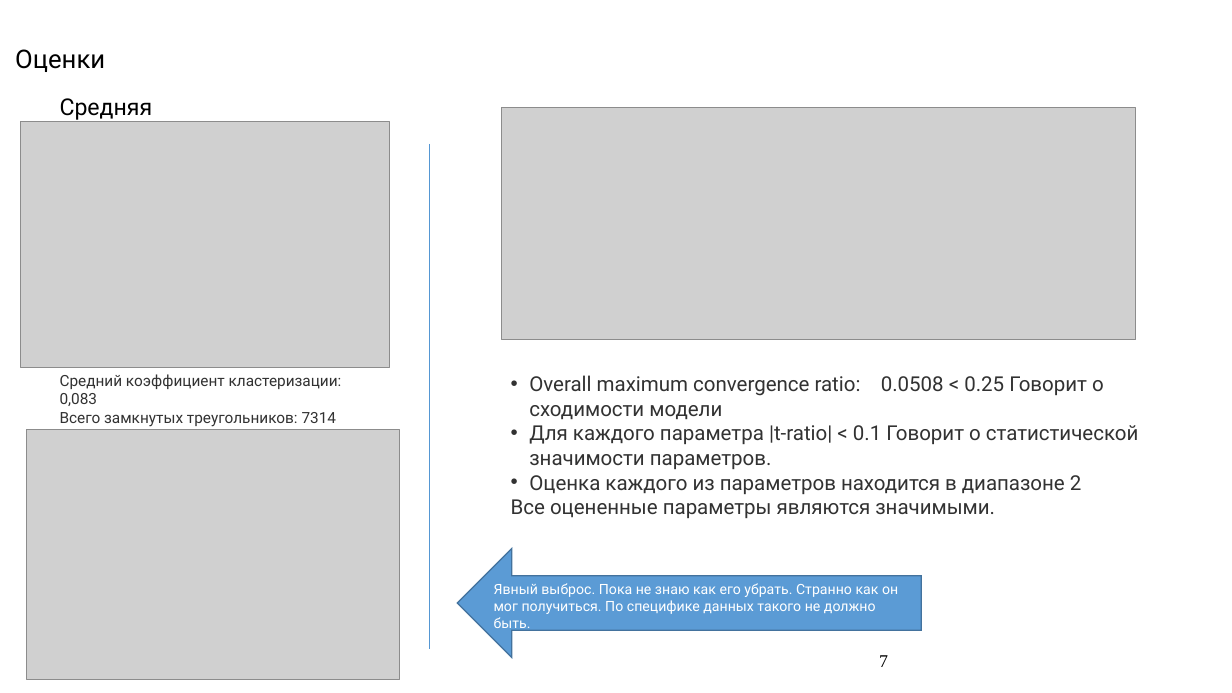
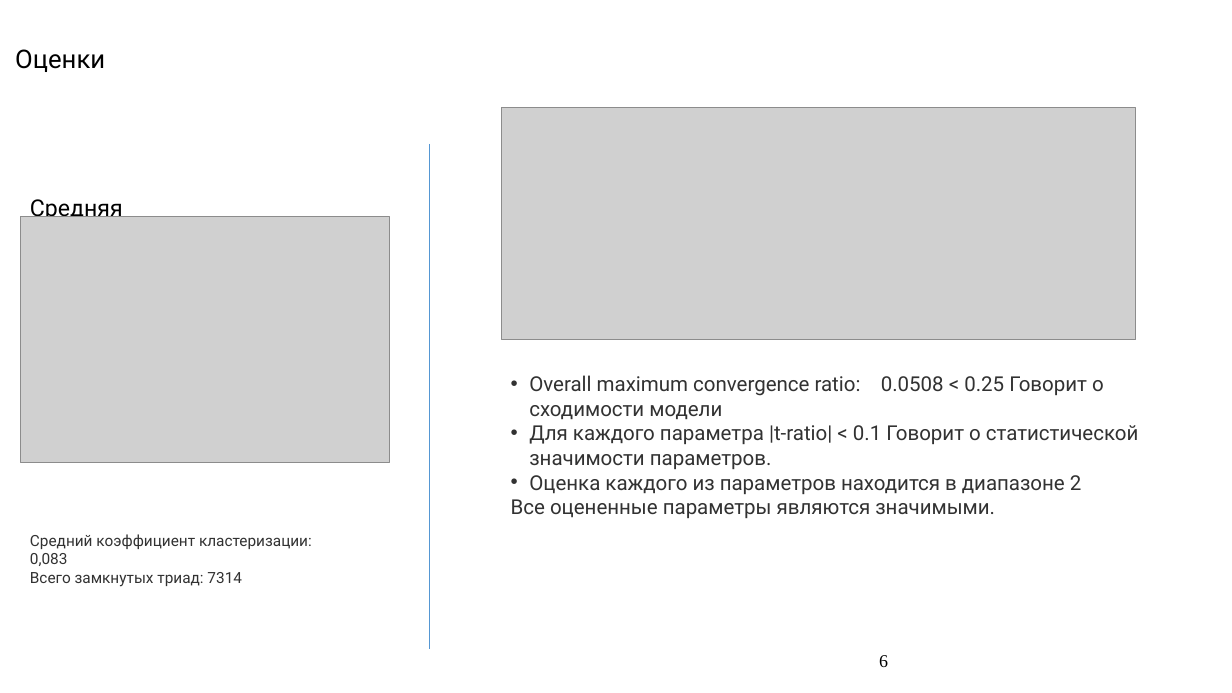
Before and after one commit to Amatikay/TermPaperSlides, a slide deck: slide 6 of SAOM_TermPaper.pptx (slide 7 before the commit). Drawn at 1232x693 pixels with LibreOffice and Linux fonts; fonts in the diff are those of the drawing; grey boxes stand for pictures; background and template pictures are left out. Boxes give left, top, right and bottom in pixels: in the first picture for what was removed or moved away, otherwise in the second. Text is boxed around its words. In the diff, an @@ line names an element or a change of style, - is before the commit and + after.

```diff
--- a/SAOM_TermPaper.pptx
+++ b/SAOM_TermPaper.pptx
@@ text "Средняя степень : 10.555" rewrapped from (60, 98, 153, 149) to (30, 199, 123, 217) @@
@@ picture: place and size @@
-picture at (20, 122, 389, 368)
+picture at (20, 217, 389, 463)
@@ picture removed at (26, 430, 400, 679) @@
@@ text at (30, 534, 312, 587): text changed @@
-Средний коэффициент кластеризации: 0,083
-Всего замкнутых треугольников: 7314
+Средний коэффициент кластеризации: 0,083
+Всего замкнутых триад: 7314
@@ left arrow removed at (457, 549, 921, 658) @@
-Явный выброс. Пока не знаю как его убрать. Странно как он мог получиться. По специфике данных такого не должно быть.
@@ page number at (879, 655, 888, 667): text changed @@
-7
+6
```
Also in this commit, not shown: 5 other slides changed, 1 slide added, 4 slides removed.
